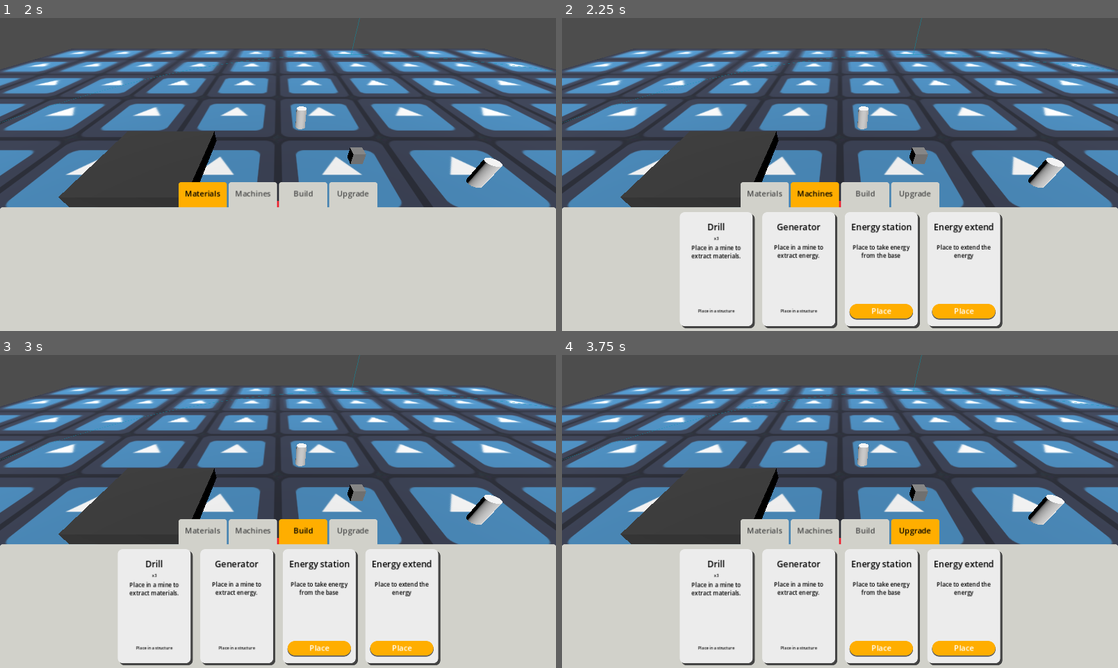
Above: before the commit, frames 1-4 (two rows, left to right).
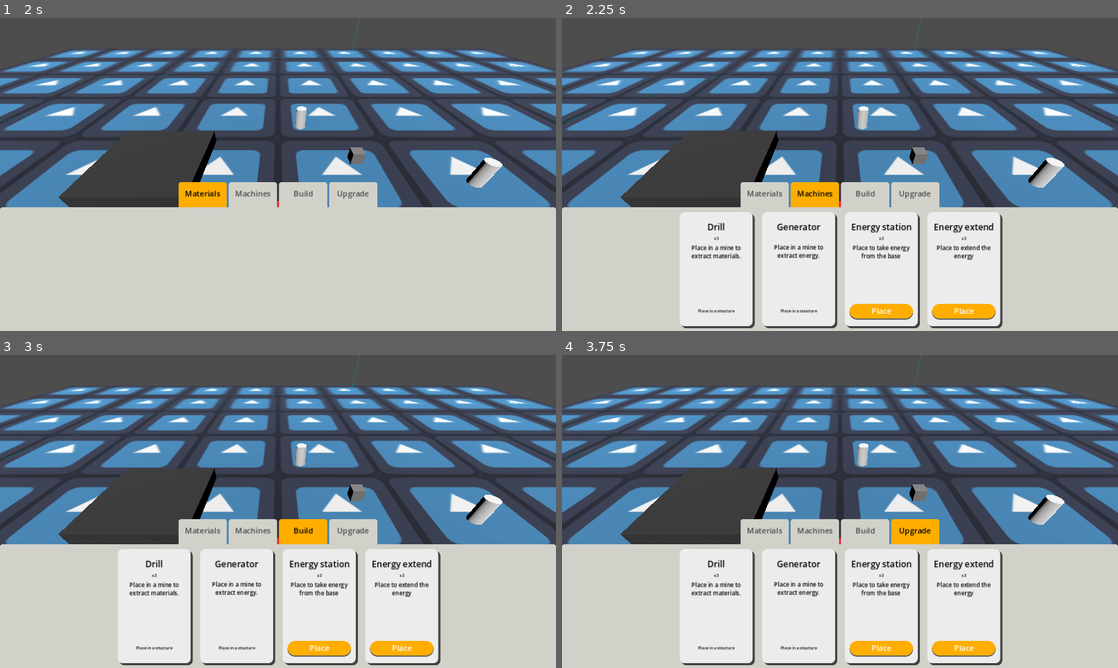
Above: after the commit, the same moments.

Repository: angelR0G/GameOff2024
Game: Godot game, scene res://other_objects/map.tscn
The game is run twice, just before and just after one commit, with the same random seed, the same clock (stepped at 60 frames per second) and the same inputs. The engine's default icon, where the game draws it, is replaced by a stand-in: a white triangle on a blue panel in a dark square.
Inputs (mouse positions are in pixels of both pictures, inside the frame that each line leads up to):
- Up to frame 1 (2 s): click "Materials" at 0.5 s; move the mouse to (400, 158) at 1.27 s; hold D (right) from 1.28 s (still down); hold E (interact) from 1.28 s (still down)
- Up to frame 2 (2.25 s): release D (right) at 2 s; release E (interact) at 2 s; click "Machines" at 2 s
- Up to frame 3 (3 s): click "Build" at 2.75 s
- Up to frame 4 (3.75 s): click "Upgrade" at 3.5 s

Frame 1 is identical in both runs. In frame 2, 0.3% of the frame differs, in the area x 52-78%, y 69-78%; in frame 3, 0.3%; in frame 4, 0.3%.

Commit message:
fix: fix energy extender connections

Diff:
--- a/machines/drone_station.gd
+++ b/machines/drone_station.gd
@@ -44,6 +44,8 @@
 		update_drone_target()
 
 func _on_stop_working() -> void:
+	if is_queued_for_deletion():
+		return
 	if not is_node_ready():
 		await ready
 
--- a/machines/energy_extender.gd
+++ b/machines/energy_extender.gd
@@ -9,3 +9,24 @@
 	energy_cost = 0
 	active = true
 	can_be_placed_on_world = true
+
+
+func _on_energy_area_area_shape_entered(area_rid: RID, area: Area3D, area_shape_index: int, local_shape_index: int) -> void:
+	var machine : Machine = area.get_parent()
+	if machine._type != Type.EnergyStation:
+		print("Machine entered")
+		if machine_already_connected(machine) == -1:
+			connected_machines.append(machine)
+			machine.set_machine_powered(true)
+			print("Added")
+		deactivate_all_connected_machines()
+
+
+func _on_energy_area_area_shape_exited(area_rid: RID, area: Area3D, area_shape_index: int, local_shape_index: int) -> void:
+	if area != null:
+		var machine : Machine = area.get_parent()
+		print("Machine exited")
+		if machine_already_connected(machine) != -1:
+			connected_machines.erase(machine)
+			machine.set_machine_powered(false)
+			print("Removed")
--- a/machines/energy_extender.tscn
+++ b/machines/energy_extender.tscn
@@ -11,6 +11,7 @@
 
 [node name="EnergyExtender" instance=ExtResource("1_6w45h")]
 script = ExtResource("2_ncctw")
+radius = 15.0
 
 [node name="MachineMesh" parent="." index="0"]
 mesh = SubResource("BoxMesh_cp1gc")
--- a/machines/energy_station.gd
+++ b/machines/energy_station.gd
@@ -24,7 +24,7 @@
 	var collider:SphereShape3D = SphereShape3D.new()
 	collider.set_radius(radius)
 	energy_collider.set_shape(collider)
-	connected_machines.append(self)
+	#connected_machines.append(self)
 
 	## Draw energy radius for debug
 	#debug_mesh.mesh = energy_collider.shape.get_debug_mesh()
@@ -80,19 +80,31 @@
 		machine.set_machine_powered(false)
 	queue_free()
 
-func _on_area_3d_area_entered(area: Area3D) -> void:
+func _on_energy_area_area_shape_entered(area_rid: RID, area: Area3D, area_shape_index: int, local_shape_index: int) -> void:
 	var machine : Machine = area.get_parent()
-	print("Machine entered")
-	if machine_already_connected(machine) == -1:
-		connected_machines.append(machine)
-		machine.set_machine_powered(true)
-		print("Added")
-	deactivate_all_connected_machines()
+	if machine._type != Type.EnergyStation:
+		print("Machine entered")
+		if machine_already_connected(machine) == -1:
+			connected_machines.append(machine)
+			machine.set_machine_powered(true)
+			print("Added")
+		deactivate_all_connected_machines()
 
-func _on_area_3d_area_exited(area: Area3D) -> void:
-	var machine : Machine = area.get_parent()
-	print("Machine exited")
-	if machine_already_connected(machine) != -1:
-		connected_machines.erase(machine)
-		machine.set_machine_powered(false)
-		print("Removed")
+
+func _on_energy_area_area_shape_exited(area_rid: RID, area: Area3D, area_shape_index: int, local_shape_index: int) -> void:
+	if area != null:
+		var machine : Machine = area.get_parent()
+		print("Machine exited")
+		if machine_already_connected(machine) != -1:
+			connected_machines.erase(machine)
+			machine.set_machine_powered(false)
+			print("Removed")
+
+func print_connected_machines(machines:Machine, spacer:int)->void:
+	for machine in machines.connected_machines:
+
+		print_rich("[color=green][b]"+ str(spacer)+". "+ machine.machine_name +"[/b][/color]")
+		if machine != self:
+			if machine._type == Type.EnergyExtender || machine._type == Type.EnergyStation:
+				spacer +=1
+				print_connected_machines(machine, spacer)
--- a/machines/energy_station.tscn
+++ b/machines/energy_station.tscn
@@ -9,7 +9,7 @@
 
 [node name="EnergyStation" instance=ExtResource("1_vvoke")]
 script = ExtResource("2_nhyuo")
-radius = 5.0
+radius = 10.0
 
 [node name="InteractionTrigger" parent="." index="2" instance=ExtResource("3_ue7xm")]
 
@@ -17,4 +17,9 @@
 transform = Transform3D(1, 0, 0, 0, 1, 0, 0, 0, 1, 0, 1, 0)
 shape = SubResource("CylinderShape3D_avadg")
 
+[connection signal="area_entered" from="EnergyArea" to="." method="_on_energy_area_area_entered"]
+[connection signal="area_exited" from="EnergyArea" to="." method="_on_energy_area_area_exited"]
+[connection signal="area_shape_entered" from="EnergyArea" to="." method="_on_energy_area_area_shape_entered"]
+[connection signal="area_shape_exited" from="EnergyArea" to="." method="_on_energy_area_area_shape_exited"]
+
 [editable path="InteractionTrigger"]
--- a/other_objects/dev_console.tscn
+++ b/other_objects/dev_console.tscn
@@ -3,6 +3,7 @@
 [ext_resource type="Script" path="res://other_objects/dev_console.gd" id="1_rykuc"]
 
 [node name="DevConsole" type="CanvasLayer"]
+layer = 128
 script = ExtResource("1_rykuc")
 
 [node name="Container" type="MarginContainer" parent="."]
--- a/other_objects/map.tscn
+++ b/other_objects/map.tscn
@@ -57,11 +57,10 @@
 
 [node name="EnergyStation" parent="NavigationRegion3D" instance=ExtResource("5_y2tle")]
 transform = Transform3D(1, 0, 0, 0, 1, 0, 0, 0, 1, 6.48253, -1.90735e-06, -6.61589)
-radius = 10.0
 
 [node name="BaseCamp" parent="NavigationRegion3D" instance=ExtResource("4_tmabt")]
 transform = Transform3D(1, 0, 0, 0, 1, 0, 0, 0, 1, -9.86171, 0, -5.65019)
 
 [node name="ExplorerDroneStation" parent="NavigationRegion3D" instance=ExtResource("6_8qcia")]
-transform = Transform3D(1, 0, 0, 0, 1, 0, 0, 0, 1, 16.1278, 0, 5.958)
+transform = Transform3D(1, 0, 0, 0, 1, 0, 0, 0, 1, 16.128, 0, 5.958)
 collision_mask = 1
--- a/other_objects/player.gd
+++ b/other_objects/player.gd
@@ -29,6 +29,10 @@
 	machines._machines.append(MachineFactory.new_machine(Machine.Type.Drill))
 	machines._machines.append(MachineFactory.new_machine(Machine.Type.Generator))
 	machines._machines.append(MachineFactory.new_machine(Machine.Type.EnergyStation))
+	machines._machines.append(MachineFactory.new_machine(Machine.Type.EnergyStation))
+	machines._machines.append(MachineFactory.new_machine(Machine.Type.EnergyStation))
+	machines._machines.append(MachineFactory.new_machine(Machine.Type.EnergyExtender))
+	machines._machines.append(MachineFactory.new_machine(Machine.Type.EnergyExtender))
 	machines._machines.append(MachineFactory.new_machine(Machine.Type.EnergyExtender))
 
 func _process(delta):
